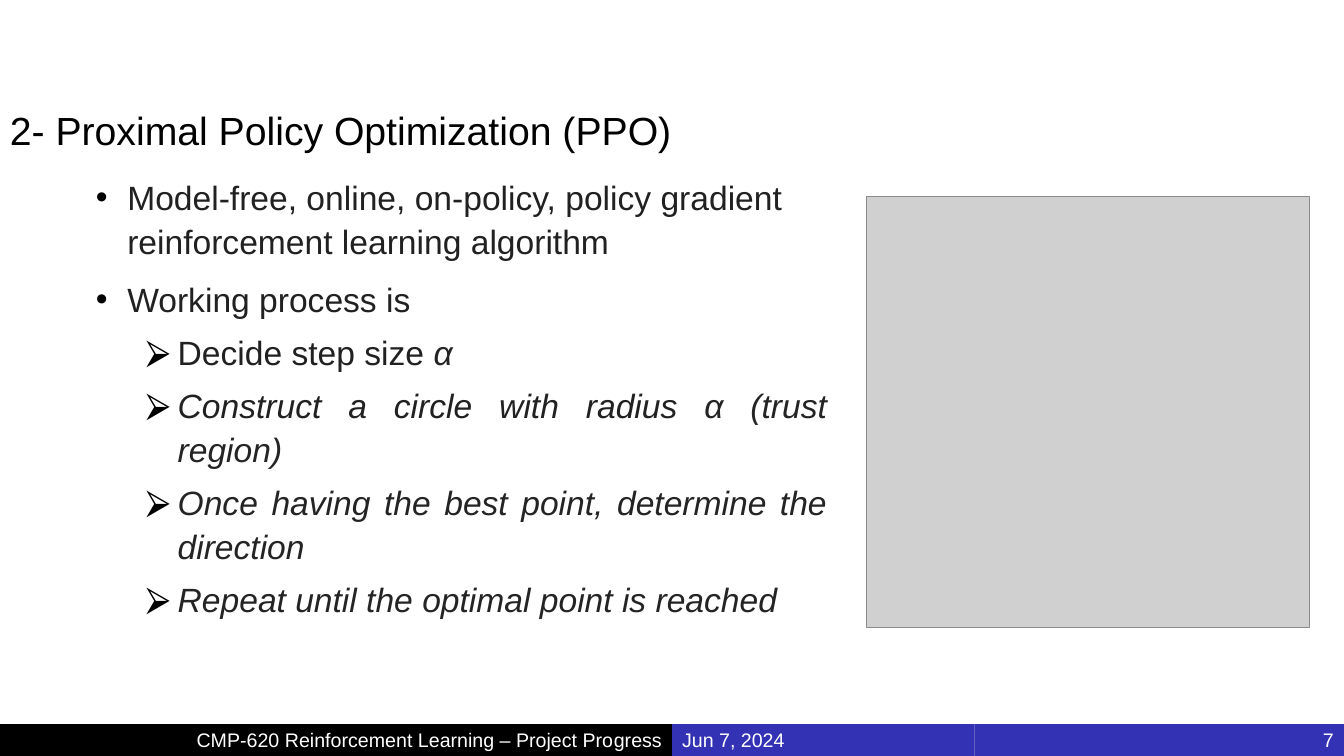
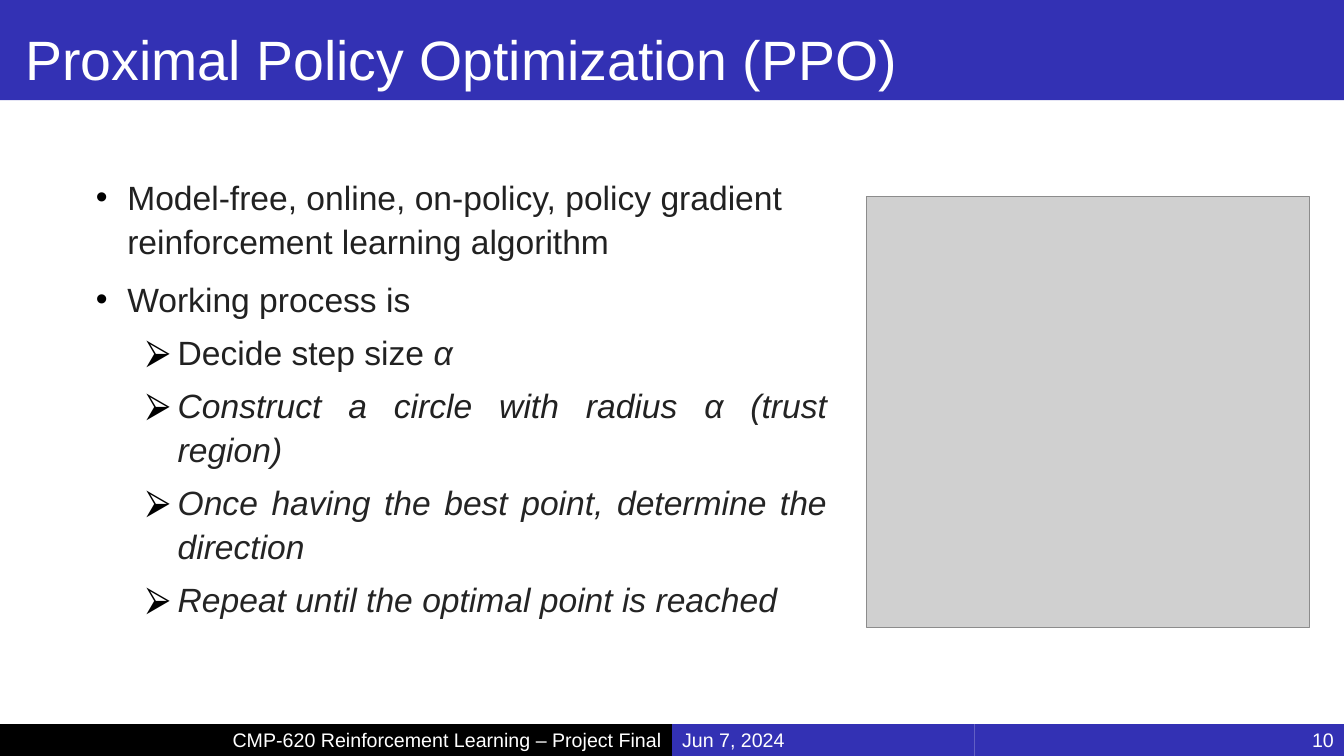
Before and after one commit to MucahidRidvanKaplan/ParrotQuadcopterRL, a slide deck: slide 10 of Presentations/Project_Final.pptx (slide 7 before the commit). Drawn at 1344x756 pixels with LibreOffice and Linux fonts; fonts in the diff are those of the drawing; grey boxes stand for pictures; background and template pictures are left out. Boxes give left, top, right and bottom in pixels: in the first picture for what was removed or moved away, otherwise in the second. Text is boxed around its words. In the diff, an @@ line names an element or a change of style, - is before the commit and + after.

```diff
--- a/Presentations/Project_Final.pptx
+++ b/Presentations/Project_Final.pptx
@@ title "Proximal Policy Optimization (PPO)": place and size @@
-title "Proximal Policy Optimization (PPO)" at [10, 116, 671, 153]
+title "Proximal Policy Optimization (PPO)" at [0, 0, 1344, 100]
@@ title "Proximal Policy Optimization (PPO)" at [0, 0, 1344, 100]: vertical alignment top to middle; fill none to #3331B4 @@
@@ title at [25, 40, 897, 90]: text changed; size 28 to 39.6 pt; text colour #000000 to #FFFFFF @@
-2- Proximal Policy Optimization (PPO)
+Proximal Policy Optimization (PPO)
@@ text in rectangle at [233, 732, 662, 751]: text changed @@
-CMP-620 Reinforcement Learning – Project Progress
+CMP-620 Reinforcement Learning – Project Final
@@ page number at [1312, 733, 1334, 747]: text changed @@
-7
+10
```
Also in this commit, not shown: 20 other slides changed, 8 slides added.
